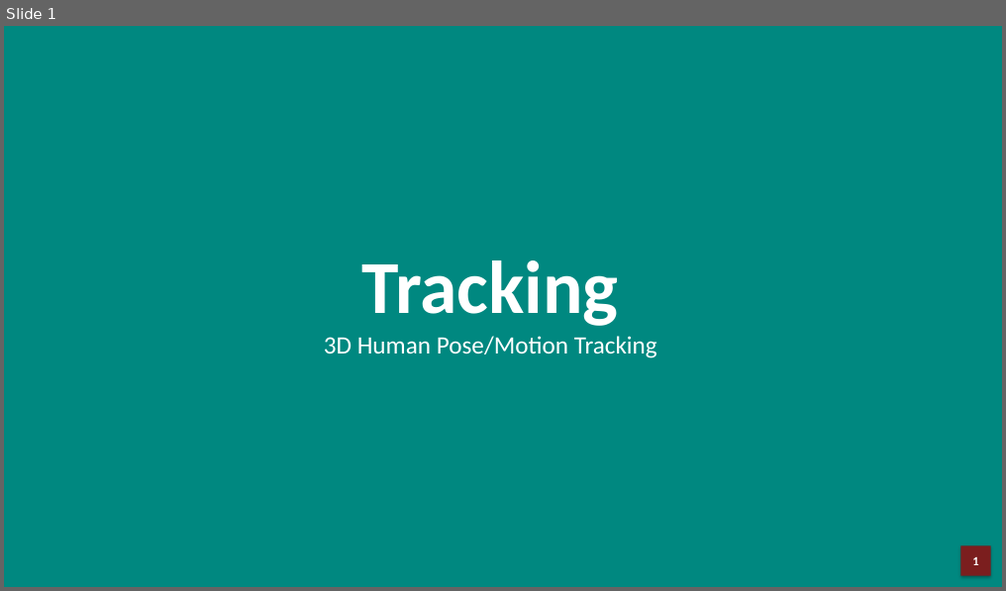
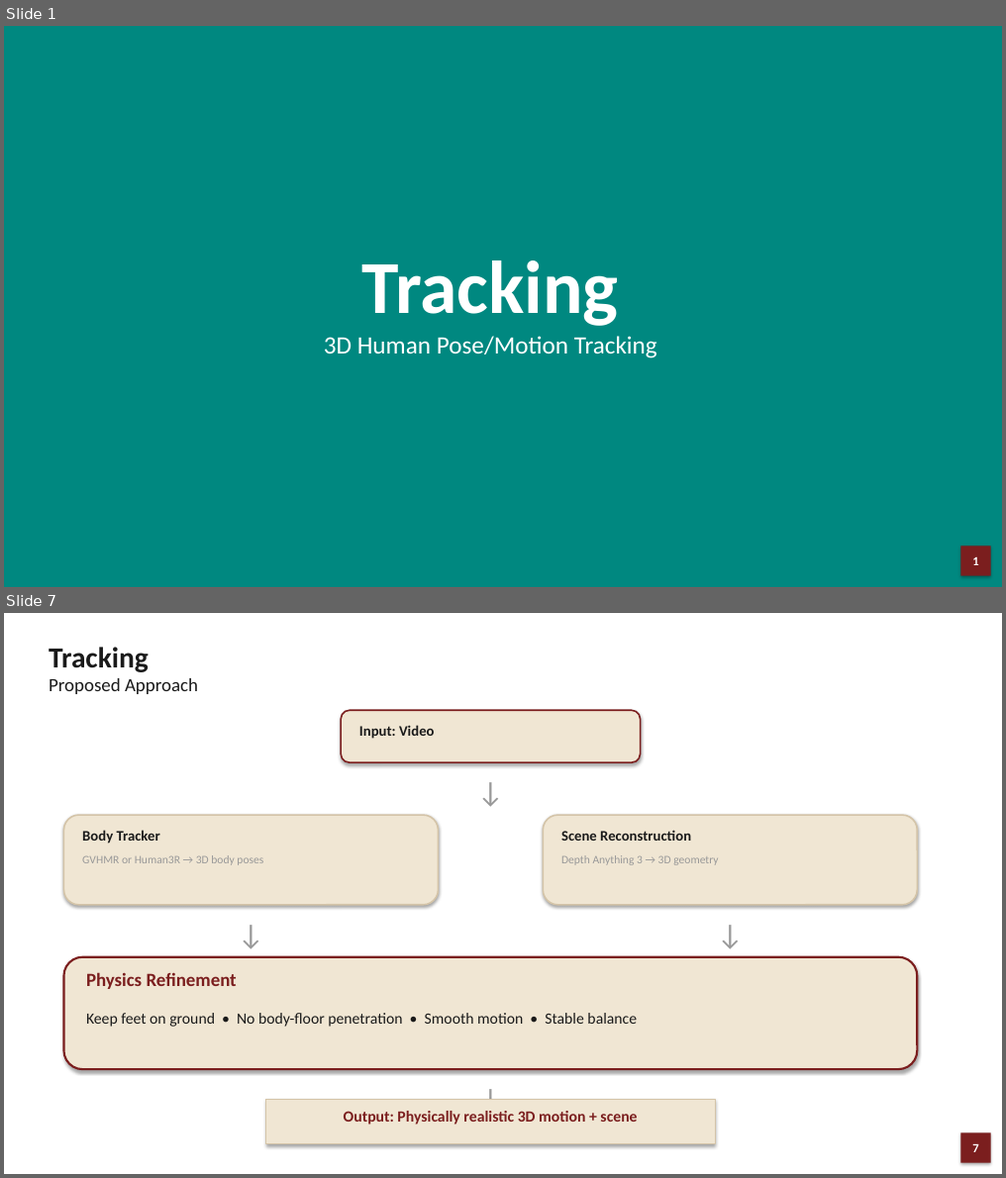
Before and after one commit to JCNTH/Pact3D, a slide deck: Pact3D_Presentation.pptx. Shown one above the other, each under a label of ours: slide 1 before the commit, slides 1 and 7 after it; the slides between them are not shown. The pictures are 1006x591 and 1006x1178 pixels, drawn with LibreOffice and Linux fonts; fonts in the diff are those of the drawing. Boxes give left, top, right and bottom in pixels: in the first picture for what was removed or moved away, otherwise in the second. Text is boxed around its words. In the diff, an @@ line names an element or a change of style, - is before the commit and + after.

```diff
--- a/Pact3D_Presentation.pptx
+++ b/Pact3D_Presentation.pptx
@@ slide 7 added at (4,613,1002,1174), background #FFFFFF @@
@@ text added at (49,647,149,672), 28 pt, text #1A1A1A, bold @@
+Tracking
@@ text added at (49,678,198,694), 18 pt, text #1A1A1A @@
+Proposed Approach
@@ rounded rectangle added at (341,710,641,762), fill #F0E6D3, outline #7B1E1E 1.5 pt @@
@@ text added at (359,725,435,739), 14 pt, text #1A1A1A, bold @@
+Input: Video
@@ text added at (416,770,565,800), 28 pt, text #999999 @@
+↓
@@ rounded rectangle added at (63,815,439,905), fill #F0E6D3, outline #D4C4A8 1.5 pt @@
@@ rounded rectangle added at (543,815,918,905), fill #F0E6D3, outline #D4C4A8 1.5 pt @@
@@ text added at (82,830,160,844), 14 pt, text #1A1A1A, bold @@
+Body Tracker
@@ text added at (561,830,691,841), 14 pt, text #1A1A1A, bold @@
+Scene Reconstruction
@@ text added at (82,856,263,865), 11 pt, text #999999 @@
+GVHMR or Human3R → 3D body poses
@@ text added at (561,856,718,865), 11 pt, text #999999 @@
+Depth Anything 3 → 3D geometry
@@ text added at (214,912,288,943), 28 pt, text #999999 @@
+↓
@@ text added at (693,912,767,943), 28 pt, text #999999 @@
+↓
@@ rounded rectangle added at (63,958,918,1069), fill #F0E6D3, outline #7B1E1E 2 pt @@
@@ text added at (86,972,237,989), 18 pt, text #7B1E1E, bold @@
+Physics Refinement
@@ text added at (86,1013,637,1027), 15 pt, text #1A1A1A @@
+Keep feet on ground • No body-floor penetration • Smooth motion • Stable balance
@@ text added at (416,1077,565,1107), 28 pt, text #999999 @@
+↓
@@ rectangle added at (266,1100,715,1145), fill #F0E6D3, outline #D4C4A8 0.5 pt @@
@@ text added at (344,1111,637,1125), 15 pt, text #7B1E1E, bold @@
+Output: Physically realistic 3D motion + scene
@@ rectangle added at (960,1134,991,1163), fill #7B1E1E, 12 pt, text #FFFFFF, bold @@
+7
```
Also in this commit, not shown: 3 slides changed, 5 other slides added, 13 slides removed, 1 other file.
